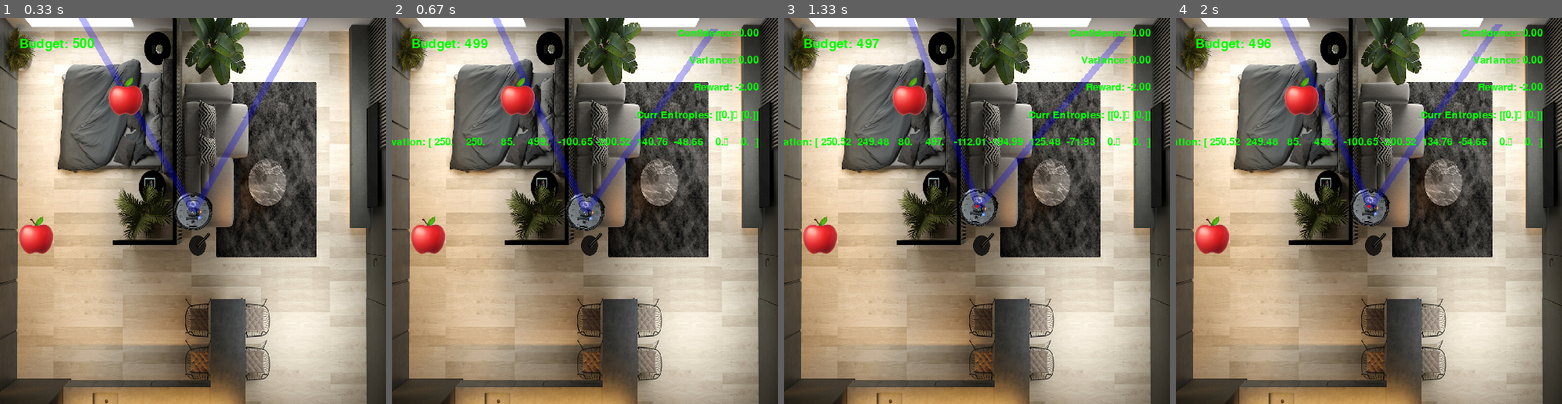
Above: before the commit, frames 1-4 (left to right).
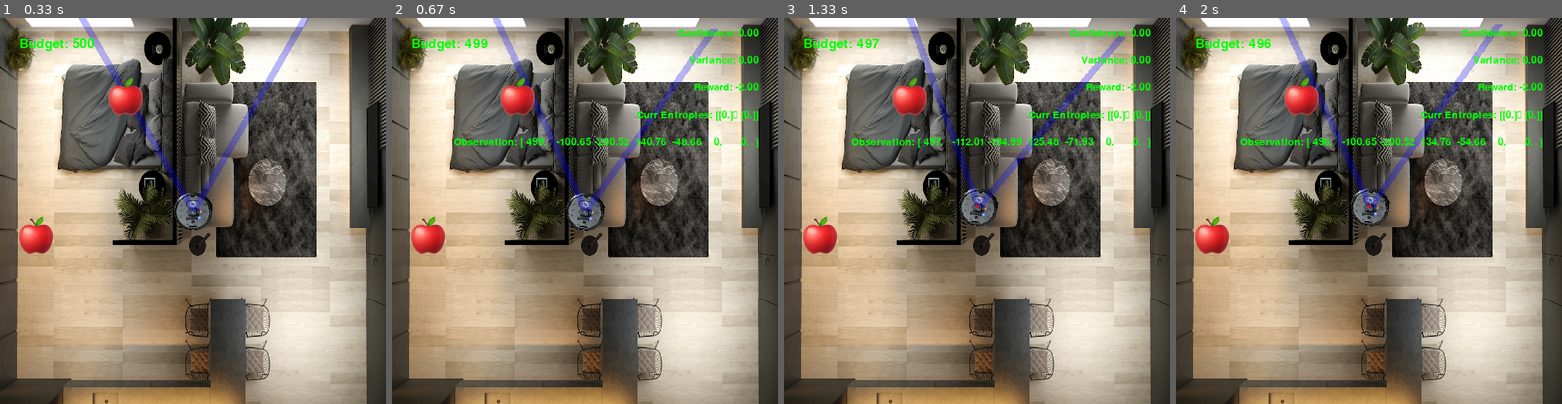
Above: after the commit, the same moments.

Repository: Anwealso/ReLOaD
Game: pygame game, started from reload/simplesim/env_gym.py
The game is run twice, just before and just after one commit, with the same random seed, the same clock (stepped at 60 frames per second) and the same inputs.
Inputs:
- Up to frame 1 (0.33 s): no input
- Up to frame 2 (0.67 s): hold Right from 0.33 s (still down)
- Up to frame 3 (1.33 s): release Right at 0.8 s; hold Up 0.83-1.13 s; hold Right from 1.17 s (still down)
- Up to frame 4 (2 s): release Right at 1.72 s; hold Left from 1.75 s (still down)

Frame 1 is identical in both runs. In frame 2, 0.9% of the frame differs, in the area x 0-87%, y 31-34%; in frame 3, 0.9%; in frame 4, 0.9%.

Commit message:
Conf training run with only rel distances, sum conf and budget in obs vector

Diff:
--- a/reload/simplesim/env_gym.py
+++ b/reload/simplesim/env_gym.py
@@ -45,12 +45,12 @@
         # Observations (visible state):
         self.observation_space_unflattened = spaces.Dict(
             {
-                "agent": spaces.Box(
-                    np.array([0, 0, 0]).astype(np.float32),
-                    np.array(
-                        [self.game.window_size, self.game.window_size, 359]
-                    ).astype(np.float32),
-                ),  # agent (x, y, angle)
+                # "agent": spaces.Box(
+                #     np.array([0, 0, 0]).astype(np.float32),
+                #     np.array(
+                #         [self.game.window_size, self.game.window_size, 359]
+                #     ).astype(np.float32),
+                # ),  # agent (x, y, angle)
                 "targets": spaces.Box(
                     low=-max_dist,
                     high=self.game.starting_budget*self.game.num_targets,
@@ -103,13 +103,13 @@
             target_info[0][i] = dx
             target_info[1][i] = dy
 
-            # Add current object confidences
+            # Add current object sum of confidence over all time
             target_info[2][i] = float(np.sum(self.game.confidences[i, :]))
 
         observation = spaces.utils.flatten(
             self.observation_space_unflattened,
             {
-                "agent": agent_info,
+                # "agent": agent_info,
                 "targets": target_info,
                 "environment": self.game.budget,
             },
Not shown, changed: reload/simplesim/train_agent_simplesim.ipynb
